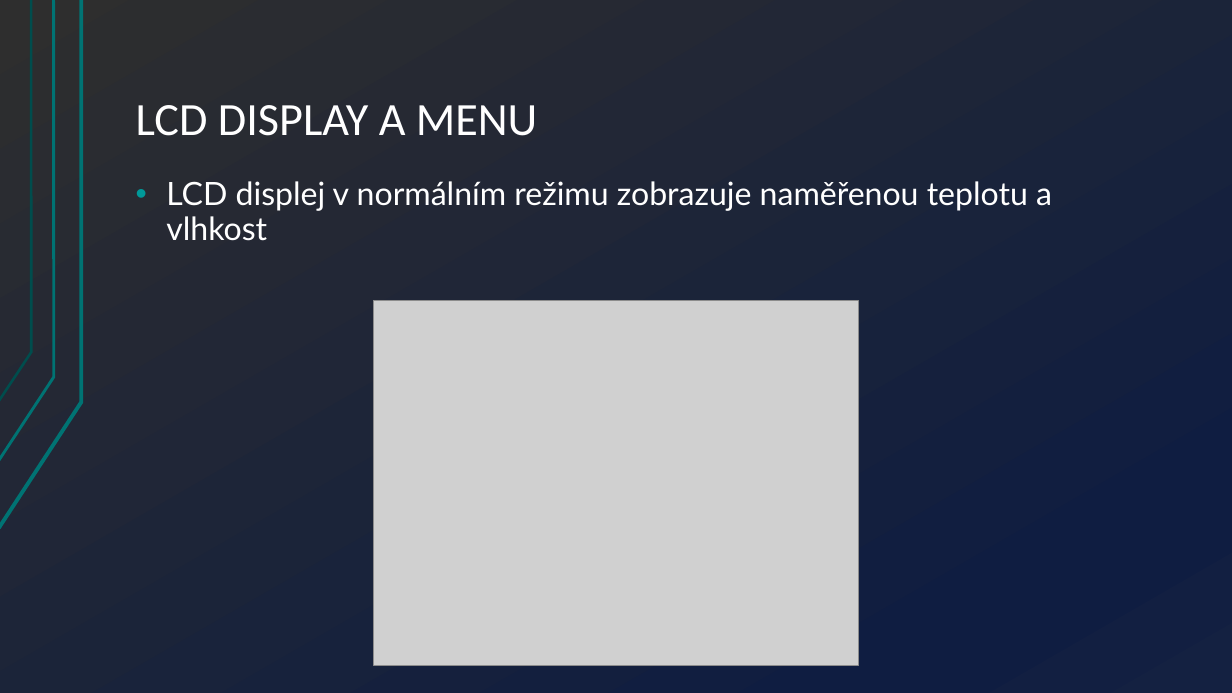
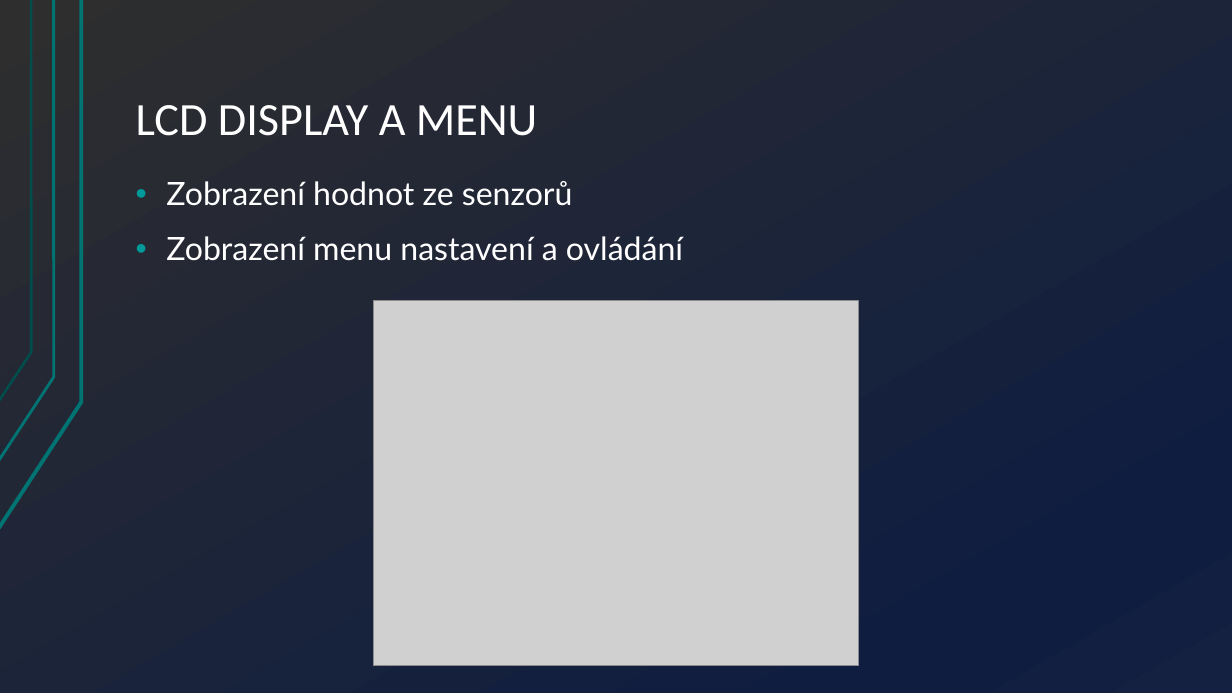
Before and after one commit to Hellpetros/SOC-2020-TEXT, a slide deck: slide 22 of PRESENTATION/SOČ-2020-PREZENTACE-ŠKOLNÍ_KOLO/ŠKOLNÍ KOLO.pptx (slide 17 before the commit). Drawn at 1232x693 pixels with LibreOffice and Linux fonts; fonts in the diff are those of the drawing; grey boxes stand for pictures. Boxes give left, top, right and bottom in pixels: in the first picture for what was removed or moved away, otherwise in the second. Text is boxed around its words. In the diff, an @@ line names an element or a change of style, - is before the commit and + after.

```diff
--- a/PRESENTATION/SOČ-2020-PREZENTACE-ŠKOLNÍ_KOLO/ŠKOLNÍ KOLO.pptx
+++ b/PRESENTATION/SOČ-2020-PREZENTACE-ŠKOLNÍ_KOLO/ŠKOLNÍ KOLO.pptx
@@ text at [166,181,683,261]: text changed @@
-• LCD displej v normálním režimu zobrazuje naměřenou teplotu a vlhkost
+• Zobrazení hodnot ze senzorů
+• Zobrazení menu nastavení a ovládání
```
Also in this commit, not shown: 7 other slides changed, 7 slides added, 5 slides removed, 9 other files.
